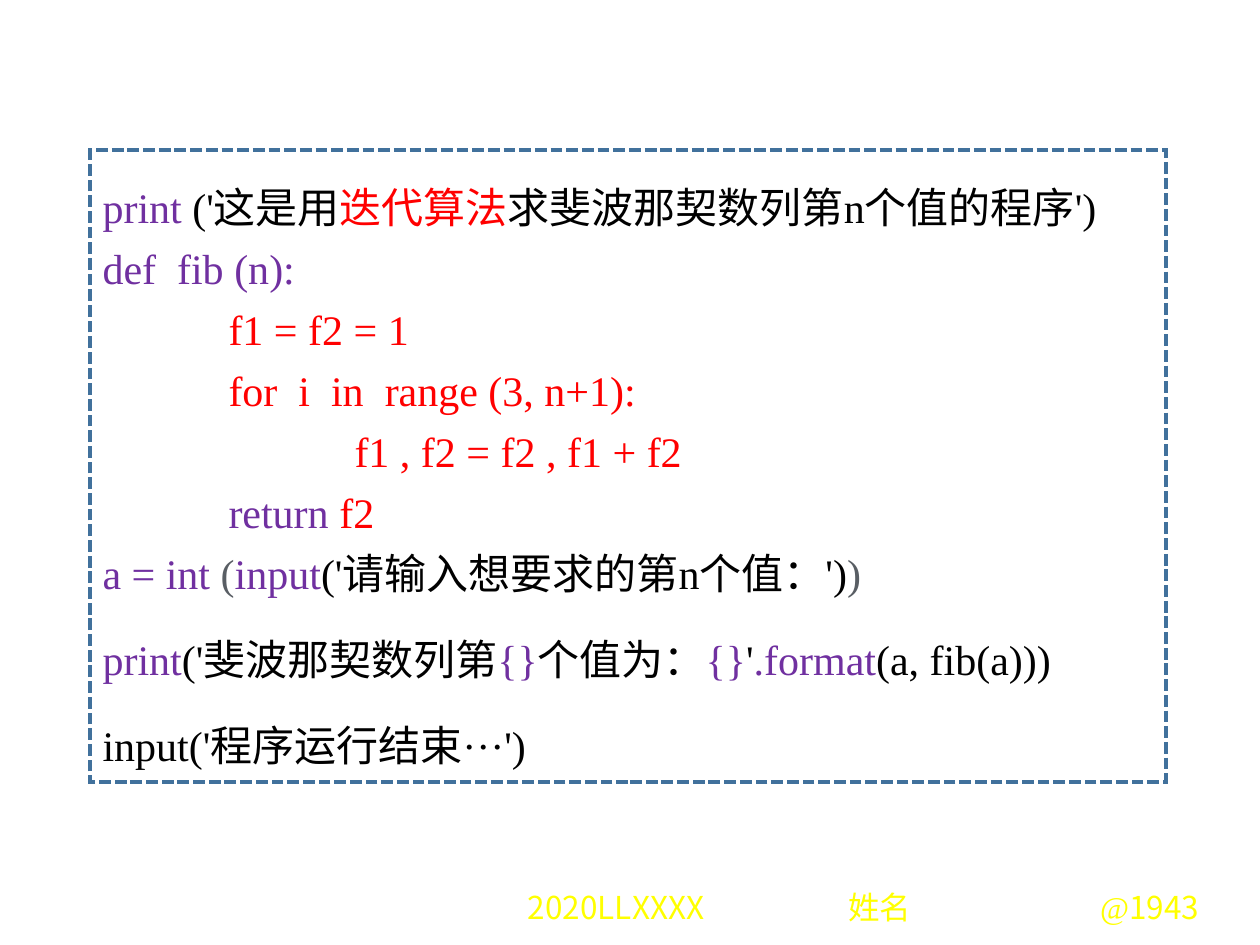
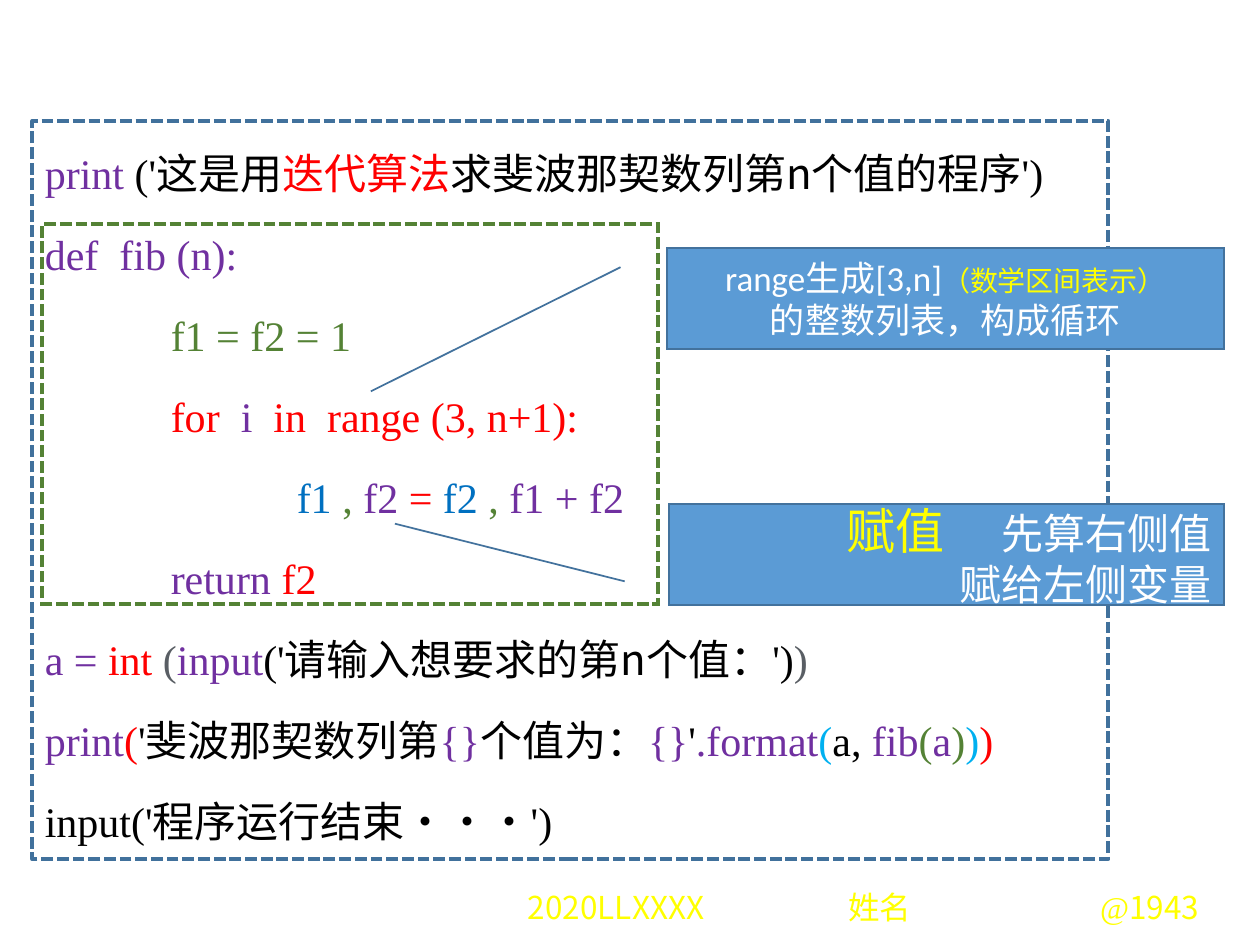
Before and after one commit to hongm32/2020design, a slide deck: slide 12 of 【第11课】迭代算法/【第11课】迭代算法.pptx (slide 15 before the commit). Drawn at 1260x945 pixels with LibreOffice and Linux fonts; fonts in the diff are those of the drawing; background and template pictures are left out. Boxes give left, top, right and bottom in pixels: in the first picture for what was removed or moved away, otherwise in the second. Text is boxed around its words. In the diff, an @@ line names an element or a change of style, - is before the commit and + after.

Commit message:
修改《【第11课】迭代算法》课件及源码

```diff
--- a/【第11课】迭代算法/【第11课】迭代算法.pptx
+++ b/【第11课】迭代算法/【第11课】迭代算法.pptx
@@ rectangle "print ('这是用迭代算法求斐波那契数列第n个值的程序')": place and size @@
-rectangle "print ('这是用迭代算法求斐波那契数列第n个值的程序')" at <box>91,150,1167,781</box>
+rectangle "print ('这是用迭代算法求斐波那契数列第n个值的程序')" at <box>33,121,1109,859</box>
@@ rectangle "print ('这是用迭代算法求斐波那契数列第n个值的程序')" at <box>33,121,1109,859</box>: font Times New Roman to Noto Sans CJK SC in "('这是用迭代算法求斐波那契数列第n个值的程序')", "(input('请输入想要求的第n个值：'))", "print('斐波那契数列第{}个值为：{}'.format(a,", "input('程序运行结束···')"; text colour #FF0000 to #548235 in "f1 = f2 = 1", ", ,"; text colour #FF0000 to #7030A0 in "i", "f2 f1 + f2"; text colour #FF0000 to #0070C0 in "f1 f2"; text colour #7030A0 to #FF0000 in "int"; text colour #000000 to #FF0000, text colour #000000 to #00B0F0 in "print('斐波那契数列第{}个值为：{}'.format(a, fib(a)))"; text colour #000000 to #7030A0, text colour #000000 to #548235 in "fib(a)))"; line spacing 1.5 to 1.4; line spacing 1 to 1.4 @@
@@ rectangle added at <box>43,224,659,605</box>, outline #548235 2.25 pt dashed @@
@@ border callout added at <box>667,248,1223,349</box>, fill #5B9BD5, outline #43739E 1 pt, 20 pt, text #FFFFFF @@
+range生成[3,n]（数学区间表示）
+的整数列表，构成循环
@@ border callout added at <box>669,504,1223,605</box>, fill #5B9BD5, outline #43739E 1 pt, 24 pt, text #FFFFFF @@
+赋值 先算右侧值
+赋给左侧变量
```
Also in this commit, not shown: 6 other slides changed, 3 slides added, 6 slides removed, 7 other files.
